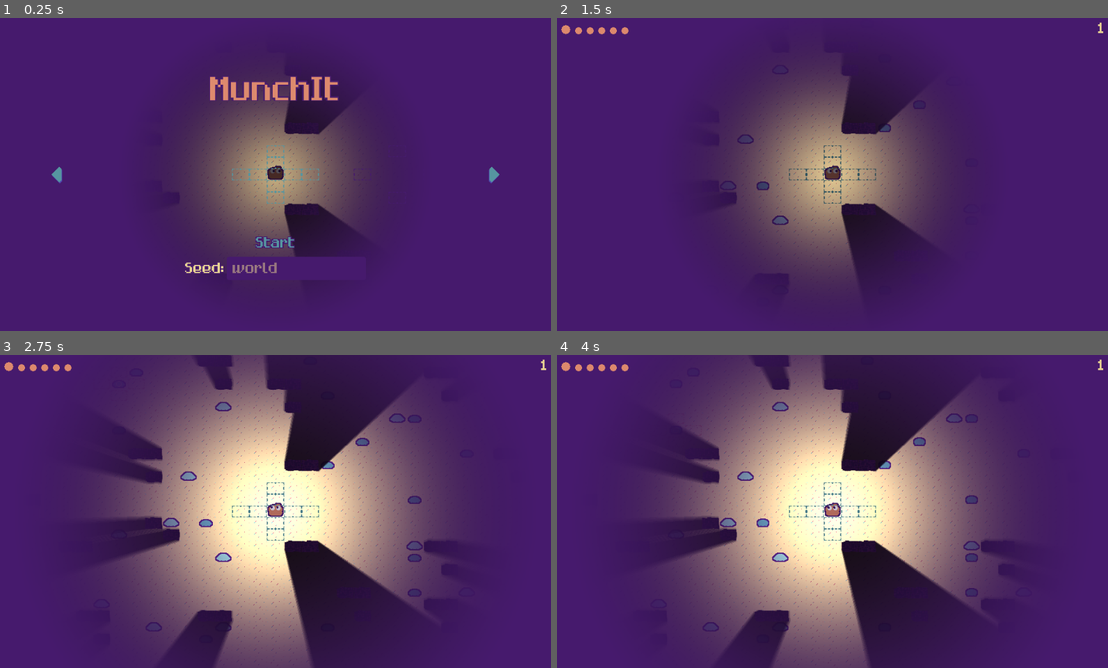
Above: before the commit, frames 1-4 (two rows, left to right).
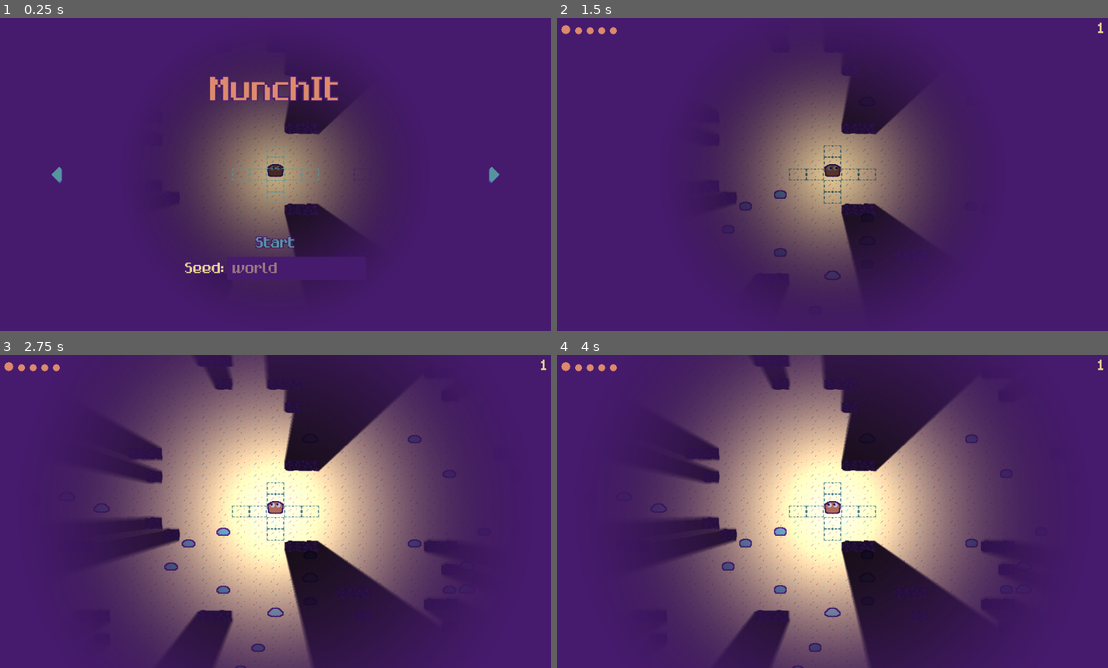
Above: after the commit, the same moments.

Repository: razcore-rad/godot-munchit
Game: Godot game, scene res://main.tscn
The game is run twice, just before and just after one commit, with the same random seed, the same clock (stepped at 60 frames per second) and the same inputs.
Inputs (mouse positions are in pixels of both pictures, inside the frame that each line leads up to):
- Up to frame 1 (0.25 s): no input
- Up to frame 2 (1.5 s): click (854, 268) at 0.52 s; type "Alex" at 0.6 s; click "Start" at 1.25 s
- Up to frame 3 (2.75 s): move the mouse to (121, 383) at 2.02 s; press the mouse at (121, 383) at 2.03 s
- Up to frame 4 (4 s): tap Enter at 2.75 s; move the mouse to (744, 477) at 2.77 s; release the mouse at (744, 477) at 2.78 s; click (744, 477) at 2.85 s; tap Space at 3.5 s; move the mouse to (678, 430) at 3.52 s; press the mouse at (678, 430) at 3.53 s

The runs differ from the first frame. In frame 1, less than 0.1% of the frame differs, in the area x 48-52%, y 46-52%; in frame 2, 0.5%; in frame 3, 1.3%; in frame 4, 1.4%, in the area x 11-77%, y 2-100%.

Commit message:
improve: prototype `StingerEnemy2D`

Diff:
--- a/blackboard.gd
+++ b/blackboard.gd
@@ -1,31 +1,37 @@
 class_name Blackboard
 
 const Sector2DPackedScene := preload("sectors/sector_2d.tscn")
+const StingerEnemy2DPackedScene := preload("entities/enemies/stinger_enemy_2d.tscn")
 
 const TILE_SET := preload("sectors/tile_set.tres")
-
-const MAX_ENEMIES := 300
-const ENEMY_SPAN := Vector2i(MAX_ENEMIES - 20, MAX_ENEMIES)
 const ENEMY_FILE_PATHS: Array[String] = [
 	"entities/enemies/enemy_2d_a.tscn",
 	"entities/enemies/enemy_2d_b.tscn",
 ]
 
-static var _rng := RandomNumberGenerator.new()
+const MAX_ENEMIES := 300
+const MAX_STINGER_ENEMIES := 4
+const STINGER_ENEMIES_DIV := 12
+const ENEMY_SPAN := Vector2i(MAX_ENEMIES - 20, MAX_ENEMIES)
+
 static var _blue_noise_tile_size := Vector2i(8, 7)
 static var _sector_offset_span := range(-1, 2)
 static var _obstacle_patterns: Array[TileMapPattern] = []
+
+static var rng := RandomNumberGenerator.new()
 
 static var obstacles: Array[Vector2i] = []
 static var sectors_map: Dictionary[Vector2i, Sector2D] = {}
 static var enemies_map: Dictionary[Vector2, Enemy2D] = {}
 static var half_tile_size := TILE_SET.tile_size / 2
+static var seed_text: String = ""
 
 static var sector_tile_map_layer: TileMapLayer = null
 static var sectors: Node2D = null
 static var enemies: Node2D = null
+static var stinger_enemies: Node2D = null
 static var player: Player2D = null
-static var seed_text_edit: TextEdit = null
+static var turn_label: Label = null
 
 
 static func _static_init() -> void:
@@ -50,12 +56,18 @@
 	enemies_map[enemy.position] = enemy
 
 
+static func _add_stinger_enemey(position: Vector2) -> void:
+	var stinger: StingerEnemy2D = StingerEnemy2DPackedScene.instantiate()
+	stinger.position = position
+	stinger_enemies.add_child(stinger)
+
+
 static func get_sector(at: Vector2) -> Sector2D:
 	var coord := sector_tile_map_layer.local_to_map(at)
 	return sectors_map.get(coord)
 
 
-static func is_sector_obstacle(at: Vector2) -> bool:
+static func is_obstacle(at: Vector2) -> bool:
 	var sector := get_sector(at)
 	return sector == null or sector.top_tile_map_layer.local_to_map(sector.to_local(at)) in sector.top_tile_map_layer.get_used_cells() or at in enemies_map
 
@@ -64,13 +76,16 @@
 	return is_instance_valid(v) and not v.is_queued_for_deletion()
 
 
-static func generate(relative_to: Vector2i, do_generate_enemies := true) -> void:
-	seed(hash(seed_text_edit.get_seed_text()))
+static func generate(do_generate_enemies := false) -> void:
+	var relative_to: Vector2i = sector_tile_map_layer.local_to_map(player.position)
 	for sector_x: int in _sector_offset_span:
 		for sector_y: int in _sector_offset_span:
 			var tile_map_layer := generate_sector(relative_to + Vector2i(sector_x, sector_y))
 			if do_generate_enemies:
 				generate_enemies(tile_map_layer)
+	if do_generate_enemies:
+		spawn_stinger_enemies()
+
 
 
 static func generate_sector(offset: Vector2i) -> Sector2D:
@@ -84,14 +99,14 @@
 	sector.position = sector_tile_map_layer.tile_set.tile_size * offset
 	var tile_map_size := sector.base_tile_map_layer.get_used_rect().size
 
-	_rng.seed = hash("%s_%d_%d" % [seed_text_edit.get_seed_text(), offset.x, offset.y])
+	rng.seed = hash("%s_%d_%d" % [seed_text, offset.x, offset.y])
 	for x: int in range(0, tile_map_size.x, _blue_noise_tile_size.x):
 		for y: int in range(0, tile_map_size.y, _blue_noise_tile_size.y):
 			var pattern: TileMapPattern = _obstacle_patterns.pick_random()
 			var pattern_tile_size := pattern.get_size()
 			var blue_noise_tile_position := Vector2i(
-				x + _rng.randi_range(0, _blue_noise_tile_size.x - pattern_tile_size.x - 1),
-				y + _rng.randi_range(0, _blue_noise_tile_size.y - pattern_tile_size.y - 1),
+				x + rng.randi_range(0, _blue_noise_tile_size.x - pattern_tile_size.x - 1),
+				y + rng.randi_range(0, _blue_noise_tile_size.y - pattern_tile_size.y - 1),
 			)
 			sector.top_tile_map_layer.set_pattern(blue_noise_tile_position, pattern)
 	return sector
@@ -116,12 +131,35 @@
 static func spawn_enemies(spawn_tile_map_layer: TileMapLayer) -> void:
 	var available_positions: Array[Vector2i] = spawn_tile_map_layer.get_used_cells().reduce(func(acc: Dictionary[Vector2i, Variant], v: Vector2i) -> Dictionary[Vector2i, Variant]:
 		v = spawn_tile_map_layer.to_global(spawn_tile_map_layer.map_to_local(v))
-		return acc.merged({v: null}) if not Blackboard.is_sector_obstacle(v) else acc , {} as Dictionary[Vector2i, Variant]).keys()
+		return acc.merged({v: null}) if not Blackboard.is_obstacle(v) else acc , {} as Dictionary[Vector2i, Variant]).keys()
 
 	for _i: int in range(enemies_map.size(), MAX_ENEMIES):
 		var enemy_position: Vector2i = available_positions.pick_random()
 		_add_enemy(enemy_position)
 		available_positions.erase(enemy_position)
+
+
+static func spawn_stinger_enemies() -> void:
+	@warning_ignore("integer_division")
+	var max_stinger_enemies := mini(get_turn() / STINGER_ENEMIES_DIV, MAX_STINGER_ENEMIES)
+	var stinger_enemy_count := stinger_enemies.get_children().filter(func(s: StingerEnemy2D) -> void: return is_valid(s)).size()
+
+	for _i: int in range(stinger_enemy_count, max_stinger_enemies):
+		var r := 100.0 * (1 + sqrt(rng.randf()))
+		var theta := rng.randf_range(0.0, TAU)
+		player.ray_cast.target_position = r * Vector2(cos(theta), sin(theta))
+		player.ray_cast.force_raycast_update()
+		var stinger_enemey_position := player.to_global(player.ray_cast.target_position)
+		if player.ray_cast.is_colliding() and not is_obstacle(stinger_enemey_position):
+			_add_stinger_enemey(stinger_enemey_position)
+
+
+static func increment_turn() -> void:
+	turn_label.text = str(turn_label.text.to_int() + 1)
+
+
+static func get_turn() -> int:
+	return turn_label.text.to_int()
 
 
 static func get_neighbor_sector_coords(relative_to := Vector2i.ZERO) -> Array[Vector2i]:
@@ -136,12 +174,12 @@
 
 
 static func get_entities() -> Array[Entity2D]:
-	const DISTANCE_SQUARED_CHECK := 400 ** 2
+	const DISTANCE_SQUARED_CHECK := 360 ** 2
 	var result: Array[Entity2D] = []
 	if is_valid(player):
 		result.push_back(player)
-		result.append_array(enemies.get_children().filter(
-			func(e: Enemy2D) -> bool:
-				return e.position.distance_squared_to(player.position) < DISTANCE_SQUARED_CHECK
+		result.append_array(stinger_enemies.get_children())
+		result.append_array(enemies.get_children().filter(func(e: Enemy2D) -> bool:
+			return e.position.distance_squared_to(player.position) < DISTANCE_SQUARED_CHECK
 		))
 	return result
--- a/entities/enemies/enemy_2d.gd
+++ b/entities/enemies/enemy_2d.gd
@@ -25,7 +25,7 @@
 	move_choices.sort_custom(func(a: Dictionary, b: Dictionary) -> bool: return a.distance < b.distance)
 	result.assign(
 		move_choices
-			.filter(func(d: Dictionary) -> bool: return not Blackboard.is_sector_obstacle(d.cs.global_position))
+			.filter(func(d: Dictionary) -> bool: return not Blackboard.is_obstacle(d.cs.global_position))
 			.map(func(d: Dictionary) -> Vector2: return d.cs.position)
 	)
 	return result
@@ -37,7 +37,7 @@
 	move_choices.shuffle()
 	result.assign(
 		move_choices
-			.filter(func(cs: CollisionShape2D) -> bool: return not Blackboard.is_sector_obstacle(cs.global_position))
+			.filter(func(cs: CollisionShape2D) -> bool: return not Blackboard.is_obstacle(cs.global_position))
 			.map(func(cs: CollisionShape2D) -> Vector2: return cs.position)
 	)
 	return result
--- a/entities/enemies/enemy_2d_a.tscn
+++ b/entities/enemies/enemy_2d_a.tscn
@@ -36,15 +36,16 @@
 [node name="Enemy2DA" instance=ExtResource("1_hexpc")]
 script = ExtResource("2_u2e1t")
 
-[node name="AnimatedSprite2D" type="AnimatedSprite2D" parent="." index="0"]
-modulate = Color(0.341176, 0.588235, 0.631373, 1)
-material = SubResource("ShaderMaterial_fdirg")
-sprite_frames = SubResource("SpriteFrames_ujq0w")
-autoplay = "default"
-
 [node name="DetectArea2D" parent="Areas2D" index="0" groups=["enemy"]]
 collision_layer = 2
 collision_mask = 7
 
 [node name="MoveArea2D" parent="Areas2D" index="1" instance=ExtResource("5_scny1")]
 unique_name_in_owner = true
+
+[node name="AnimatedSprite2D" type="AnimatedSprite2D" parent="." index="1"]
+modulate = Color(0.341176, 0.588235, 0.631373, 1)
+material = SubResource("ShaderMaterial_fdirg")
+position = Vector2(0, -5)
+sprite_frames = SubResource("SpriteFrames_ujq0w")
+autoplay = "default"
--- a/entities/enemies/enemy_2d_b.tscn
+++ b/entities/enemies/enemy_2d_b.tscn
@@ -36,17 +36,18 @@
 [node name="Enemy2DB" instance=ExtResource("1_4025a")]
 script = ExtResource("2_4eds2")
 
-[node name="AnimatedSprite2D" type="AnimatedSprite2D" parent="." index="0"]
-modulate = Color(0.545098, 0.780392, 0.74902, 1)
-material = SubResource("ShaderMaterial_yf2pk")
-sprite_frames = SubResource("SpriteFrames_ghlyc")
-autoplay = "default"
-frame = 1
-frame_progress = 0.270132
-
 [node name="DetectArea2D" parent="Areas2D" index="0" groups=["enemy"]]
 collision_layer = 2
 collision_mask = 7
 
 [node name="MoveArea2D" parent="Areas2D" index="1" instance=ExtResource("3_yf2pk")]
 unique_name_in_owner = true
+
+[node name="AnimatedSprite2D" type="AnimatedSprite2D" parent="." index="1"]
+modulate = Color(0.545098, 0.780392, 0.74902, 1)
+material = SubResource("ShaderMaterial_yf2pk")
+position = Vector2(0, -5)
+sprite_frames = SubResource("SpriteFrames_ghlyc")
+autoplay = "default"
+frame = 1
+frame_progress = 0.270132
--- /dev/null
+++ b/entities/enemies/stinger_enemy_2d.gd
@@ -0,0 +1,53 @@
+class_name StingerEnemy2D extends Entity2D
+
+const MAX_DISTANCE := 400.0 ** 2
+
+var _start_turn := Blackboard.get_turn()
+var _life_turns := Blackboard.rng.randi_range(2, 4)
+
+@onready var ray_cast: RayCast2D = %RayCast2D
+@onready var animated_sprite: AnimatedSprite2D = %AnimatedSprite2D
+@onready var fly_gpu_particles: GPUParticles2D = %FlyGPUParticles2D
+@onready var dissolve_gpu_particles: GPUParticles2D = %DissolveGPUParticles2D
+@onready var skin: Node2D = %Skin2D
+@onready var eyes: Node2D = %Eyes2D
+
+
+func _ready() -> void:
+	animated_sprite.animation_finished.connect(_on_animated_sprite_animation_finished)
+	while true:
+		await get_tree().create_timer(Blackboard.rng.randf_range(0.5, 4.0)).timeout
+		eyes.visible = not eyes.visible
+
+
+func _on_animated_sprite_animation_finished() -> void:
+	eyes.visible = false
+	fly_gpu_particles.emitting = true
+
+	skin.rotation = skin.global_position.angle_to_point(Blackboard.player.position)
+
+	var tween := create_tween()
+	tween.tween_property(self, "position", Blackboard.player.position, 0.2)
+	await tween.finished
+
+	fly_gpu_particles.emitting = false
+	dissolve_gpu_particles.emitting = true
+
+	await get_tree().create_timer(dissolve_gpu_particles.lifetime).timeout
+	Blackboard.player.skin_sub_viewport.remove_blob.call_deferred()
+	queue_free()
+
+
+func start_turn() -> void:
+	await _skip_process_frames()
+	turn_finished.emit()
+
+	if position.distance_squared_to(Blackboard.player.position) > MAX_DISTANCE or Blackboard.get_turn() - _start_turn > _life_turns:
+		queue_free()
+		return
+
+	ray_cast.target_position = Blackboard.player.position - position
+	ray_cast.force_raycast_update()
+	if ray_cast.get_collider().owner == Blackboard.player:
+		animated_sprite.visible = true
+		animated_sprite.play()
--- /dev/null
+++ b/entities/enemies/stinger_enemy_2d.tscn
@@ -0,0 +1,152 @@
+[gd_scene load_steps=17 format=3 uid="uid://btrmhc85024wm"]
+
+[ext_resource type="PackedScene" uid="uid://b252do5nimfkg" path="res://entities/entity_2d.tscn" id="1_0ail3"]
+[ext_resource type="Script" uid="uid://cc2jglfyhmqqn" path="res://entities/enemies/stinger_enemy_2d.gd" id="2_i3isv"]
+[ext_resource type="Shader" uid="uid://nu0e1o8wd5d4" path="res://entities/outline.gdshader" id="3_lf8yw"]
+[ext_resource type="Texture2D" uid="uid://bn1m6grrdllnq" path="res://entities/enemies/assets/stinger.png" id="4_0ds0w"]
+
+[sub_resource type="ShaderMaterial" id="ShaderMaterial_mqpx5"]
+shader = ExtResource("3_lf8yw")
+shader_parameter/line_color = Color(0.278431, 0.105882, 0.431373, 1)
+shader_parameter/line_thickness = 2
+
+[sub_resource type="AtlasTexture" id="AtlasTexture_ppxln"]
+atlas = ExtResource("4_0ds0w")
+region = Rect2(0, 0, 30, 30)
+
+[sub_resource type="AtlasTexture" id="AtlasTexture_mqpx5"]
+atlas = ExtResource("4_0ds0w")
+region = Rect2(30, 0, 30, 30)
+
+[sub_resource type="AtlasTexture" id="AtlasTexture_nmswc"]
+atlas = ExtResource("4_0ds0w")
+region = Rect2(60, 0, 30, 30)
+
+[sub_resource type="AtlasTexture" id="AtlasTexture_4yiys"]
+atlas = ExtResource("4_0ds0w")
+region = Rect2(90, 0, 30, 30)
+
+[sub_resource type="SpriteFrames" id="SpriteFrames_4yiys"]
+animations = [{
+"frames": [{
+"duration": 1.2,
+"texture": SubResource("AtlasTexture_ppxln")
+}, {
+"duration": 2.0,
+"texture": SubResource("AtlasTexture_mqpx5")
+}, {
+"duration": 1.5,
+"texture": SubResource("AtlasTexture_nmswc")
+}, {
+"duration": 0.01,
+"texture": SubResource("AtlasTexture_4yiys")
+}],
+"loop": false,
+"name": &"default",
+"speed": 3.0
+}]
+
+[sub_resource type="Curve" id="Curve_keaa7"]
+_data = [Vector2(0, 1), 0.0, 0.0, 0, 0, Vector2(1, 0.52851), 0.0, 0.0, 0, 0]
+point_count = 2
+
+[sub_resource type="CurveTexture" id="CurveTexture_ppxln"]
+width = 32
+curve = SubResource("Curve_keaa7")
+
+[sub_resource type="ParticleProcessMaterial" id="ParticleProcessMaterial_mqpx5"]
+particle_flag_disable_z = true
+emission_shape_scale = Vector3(2, 4, 1)
+emission_shape = 3
+emission_box_extents = Vector3(1, 1, 1)
+direction = Vector3(-1, 0, 0)
+spread = 20.0
+initial_velocity_min = -2.85
+initial_velocity_max = 15.95
+gravity = Vector3(0, -20, 0)
+scale_min = 3.0
+scale_max = 5.0
+scale_curve = SubResource("CurveTexture_ppxln")
+
+[sub_resource type="ParticleProcessMaterial" id="ParticleProcessMaterial_ppxln"]
+particle_flag_disable_z = true
+emission_shape_scale = Vector3(4, 4, 1)
+emission_shape = 3
+emission_box_extents = Vector3(1, 1, 1)
+direction = Vector3(0, -1, 0)
+initial_velocity_min = 18.03
+initial_velocity_max = 18.03
+gravity = Vector3(0, -98, 0)
+scale_min = 3.0
+scale_max = 5.0
+scale_curve = SubResource("CurveTexture_ppxln")
+
+[sub_resource type="CanvasItemMaterial" id="CanvasItemMaterial_keaa7"]
+light_mode = 1
+
+[sub_resource type="CanvasItemMaterial" id="CanvasItemMaterial_ppxln"]
+light_mode = 1
+
+[node name="StingerEnemy2D" instance=ExtResource("1_0ail3")]
+script = ExtResource("2_i3isv")
+
+[node name="Timer" type="Timer" parent="." index="0"]
+unique_name_in_owner = true
+one_shot = true
+
+[node name="RayCast2D" type="RayCast2D" parent="." index="1"]
+unique_name_in_owner = true
+collision_mask = 5
+collide_with_areas = true
+
+[node name="Skin2D" type="Node2D" parent="." index="2"]
+unique_name_in_owner = true
+modulate = Color(0.321569, 0.294118, 0.701961, 1)
+position = Vector2(0, -4)
+
+[node name="AnimatedSprite2D" type="AnimatedSprite2D" parent="Skin2D" index="0"]
+unique_name_in_owner = true
+visible = false
+material = SubResource("ShaderMaterial_mqpx5")
+sprite_frames = SubResource("SpriteFrames_4yiys")
+
+[node name="FlyGPUParticles2D" type="GPUParticles2D" parent="Skin2D" index="1"]
+unique_name_in_owner = true
+emitting = false
+amount = 32
+speed_scale = 10.0
+explosiveness = 0.06
+randomness = 0.68
+process_material = SubResource("ParticleProcessMaterial_mqpx5")
+
+[node name="DissolveGPUParticles2D" type="GPUParticles2D" parent="Skin2D" index="2"]
+unique_name_in_owner = true
+emitting = false
+amount = 16
+lifetime = 0.3
+one_shot = true
+explosiveness = 0.26
+randomness = 0.68
+process_material = SubResource("ParticleProcessMaterial_ppxln")
+
+[node name="Eyes2D" type="Node2D" parent="." index="3"]
+unique_name_in_owner = true
+visible = false
+
+[node name="LeftColorRect" type="ColorRect" parent="Eyes2D" index="0"]
+material = SubResource("CanvasItemMaterial_keaa7")
+custom_minimum_size = Vector2(2, 2)
+offset_left = -1.0
+offset_top = -5.0
+offset_right = 1.0
+offset_bottom = -3.0
+color = Color(0.690196, 0.270588, 0.352941, 1)
+
+[node name="RightColorRect" type="ColorRect" parent="Eyes2D" index="1"]
+material = SubResource("CanvasItemMaterial_ppxln")
+custom_minimum_size = Vector2(2, 2)
+offset_left = 4.0
+offset_top = -5.0
+offset_right = 6.0
+offset_bottom = -3.0
+color = Color(0.690196, 0.270588, 0.352941, 1)
--- a/entities/entity_2d.gd
+++ b/entities/entity_2d.gd
@@ -1,5 +1,6 @@
 class_name Entity2D extends Node2D
 
+@warning_ignore("unused_signal")
 signal turn_finished
 
 const MoveAreaCollisionShape2DPackedScene := preload("move_area_collision_shape_2d.tscn")
--- a/entities/entity_2d.tscn
+++ b/entities/entity_2d.tscn
@@ -14,6 +14,7 @@
 
 [node name="DetectArea2D" type="Area2D" parent="Areas2D"]
 unique_name_in_owner = true
+z_index = 1
 
 [node name="CollisionShape2D" type="CollisionShape2D" parent="Areas2D/DetectArea2D"]
 shape = SubResource("RectangleShape2D_5mqu2")
@@ -21,7 +22,7 @@
 [node name="DetectAreaSprite2D" type="Sprite2D" parent="Areas2D/DetectArea2D/CollisionShape2D"]
 unique_name_in_owner = true
 visible = false
-modulate = Color(0.921569, 0.839216, 0.580392, 1)
+modulate = Color(0.870588, 0.545098, 0.435294, 1)
 texture = ExtResource("2_i4s38")
 region_enabled = true
 region_rect = Rect2(10, 65, 10, 10)
--- a/entities/player/player_2d.gd
+++ b/entities/player/player_2d.gd
@@ -22,6 +22,7 @@
 @onready var extra: Node2D = %Extra2D
 @onready var mouth_animated_sprite: AnimatedSprite2D = %MouthAnimatedSprite2D
 @onready var inner_eyes: Array[ColorRect] = [%LeftInnerColorRect, %RightInnerColorRect]
+@onready var ray_cast: RayCast2D = %RayCast2D
 
 
 func _ready() -> void:
@@ -126,8 +127,15 @@
 	_connect_move_area()
 
 
+func start_turn() -> void:
+	areas.visible = true
+	_toggle_area_shapes(move_area, {is_disabled = false})
+
+
 func end_turn() -> void:
-	_toggle_area_shapes(move_area, {is_disabled = false})
+	areas.visible = false
+	_toggle_area_shapes(move_area, {is_disabled = true})
+
 	const DISTANCE_SQUARED_CHECK := 2
 	var _sector_player_position := Blackboard.sector_tile_map_layer.local_to_map(position)
 	for sector_offset: Vector2i in Blackboard.sectors_map:
@@ -135,3 +143,5 @@
 			Blackboard.sectors_map[sector_offset].queue_free()
 			Blackboard.sectors_map.erase(sector_offset)
 	Blackboard.spawn_enemies(spawn_tile_map_layer)
+	Blackboard.spawn_stinger_enemies()
+	Blackboard.generate()
--- a/entities/player/player_2d.tscn
+++ b/entities/player/player_2d.tscn
@@ -74,6 +74,7 @@
 scale_max = 1.3
 scale_over_velocity_min = 40.12
 scale_over_velocity_max = 44.92
+color = Color(0.545098, 0.780392, 0.74902, 1)
 
 [sub_resource type="Animation" id="Animation_is22s"]
 length = 0.001
@@ -128,8 +129,18 @@
 [node name="Player2D" instance=ExtResource("1_e3jcg")]
 script = ExtResource("2_d65nd")
 
-[node name="CanvasGroup" type="CanvasGroup" parent="." index="0"]
+[node name="Areas2D" parent="." index="0"]
+visible = false
+
+[node name="DetectArea2D" parent="Areas2D" index="0" groups=["player"]]
+collision_mask = 6
+
+[node name="DetectAreaSprite2D" parent="Areas2D/DetectArea2D/CollisionShape2D" index="0"]
+modulate = Color(0.341176, 0.588235, 0.631373, 1)
+
+[node name="CanvasGroup" type="CanvasGroup" parent="." index="1"]
 material = SubResource("ShaderMaterial_u8ep7")
+position = Vector2(0, -5)
 
 [node name="SkinSubViewportContainer" type="SubViewportContainer" parent="CanvasGroup" index="0"]
 unique_name_in_owner = true
@@ -246,12 +257,13 @@
 }
 autoplay = "RESET"
 
-[node name="DetectArea2D" parent="Areas2D" index="0" groups=["player"]]
-collision_mask = 6
-
 [node name="SpawnTileMapLayer" type="TileMapLayer" parent="." index="2"]
 unique_name_in_owner = true
 material = SubResource("CanvasItemMaterial_u8ep7")
 position = Vector2(-15, -10)
 tile_map_data = PackedByteArray("AADu/wAAAAAAAAMAAAASAAEAAAAAAAMAAADu//H/AAAAAAMAAADu/w8AAAAAAAMAAAASAPH/AAAAAAMAAAASAA …(11920 unchanged characters)…
 tile_set = SubResource("TileSet_ijjdv")
+
+[node name="RayCast2D" type="RayCast2D" parent="." index="3"]
+unique_name_in_owner = true
+collision_mask = 4
--- a/entities/player/skin_sub_viewport.gd
+++ b/entities/player/skin_sub_viewport.gd
@@ -5,7 +5,7 @@
 
 const BlobPinJoint2DPackedScene: PackedScene = preload("blob_pin_joint_2d.tscn")
 
-const MAX_BLOBS := 5
+const MAX_BLOBS := 4
 
 @onready var blobs: Node2D = %Blobs2D
 @onready var blob_animatable_body: AnimatableBody2D = %BlobAnimatableBody2D
--- a/main.gd
+++ b/main.gd
@@ -5,6 +5,7 @@
 const DEFAULT_SEED_TEXT := "world"
 
 @onready var enemies: Node2D = %Enemies2D
+@onready var stinger_enemies: Node2D = %StingerEnemies2D
 @onready var sector_tile_map_layer: TileMapLayer = %SectorTileMapLayer
 @onready var sectors: Node2D = %Sectors2D
 @onready var player: Player2D = %Player2D
@@ -22,7 +23,7 @@
 	start_button.pressed.connect(_on_start_button_pressed)
 	player.skin_sub_viewport.blob_added.connect(_on_player_skin_sub_viewport_blob.bind(true))
 	player.skin_sub_viewport.blob_removed.connect(_on_player_skin_sub_viewport_blob.bind(false))
-	for _i in range(10):
+	for _i in player.skin_sub_viewport.MAX_BLOBS:
 		player.skin_sub_viewport.add_blob()
 
 	seed_text_edit.placeholder_text = DEFAULT_SEED_TEXT
@@ -30,13 +31,18 @@
 	Blackboard.sector_tile_map_layer = sector_tile_map_layer
 	Blackboard.sectors = sectors
 	Blackboard.enemies = enemies
+	Blackboard.stinger_enemies = stinger_enemies
 	Blackboard.player = player
-	Blackboard.seed_text_edit = seed_text_edit
-	Blackboard.generate(sector_tile_map_layer.local_to_map(player.position), false)
+	Blackboard.turn_label = turn_label
+
+	Blackboard.seed_text = seed_text_edit.get_seed_text()
+	seed(hash(Blackboard.seed_text))
+
+	Blackboard.generate()
 
 
 func _on_start_button_pressed() -> void:
-	Blackboard.generate(sector_tile_map_layer.local_to_map(player.position))
+	Blackboard.generate(true)
 	_start_turn_based_loop()
 
 	var tween := create_tween().set_parallel()
@@ -60,7 +66,7 @@
 func _start_turn_based_loop() -> void:
 	player.setup_move_area(pick_control.get_move_area())
 	while true:
-		turn_label.text = str(turn_label.text.to_int() + 1)
+		Blackboard.increment_turn()
 		var entities := Blackboard.get_entities()
 		if entities.is_empty():
 			break
--- a/main.tscn
+++ b/main.tscn
@@ -78,6 +78,9 @@
 unique_name_in_owner = true
 
 [node name="Enemies2D" type="Node2D" parent="CanvasGroup"]
+unique_name_in_owner = true
+
+[node name="StingerEnemies2D" type="Node2D" parent="CanvasGroup"]
 unique_name_in_owner = true
 
 [node name="Player2D" parent="." instance=ExtResource("4_p2fd5")]
Binary file changed: assets/atlas.png
Binary file added: entities/enemies/assets/stinger.png
Not shown, added: entities/enemies/assets/stinger.png.import
Not shown, added: entities/enemies/stinger_enemy_2d.gd.uid
Binary file added: raw/entities/enemies/stinger.ase
Binary file changed: raw/tilemap/tile_set.ase
